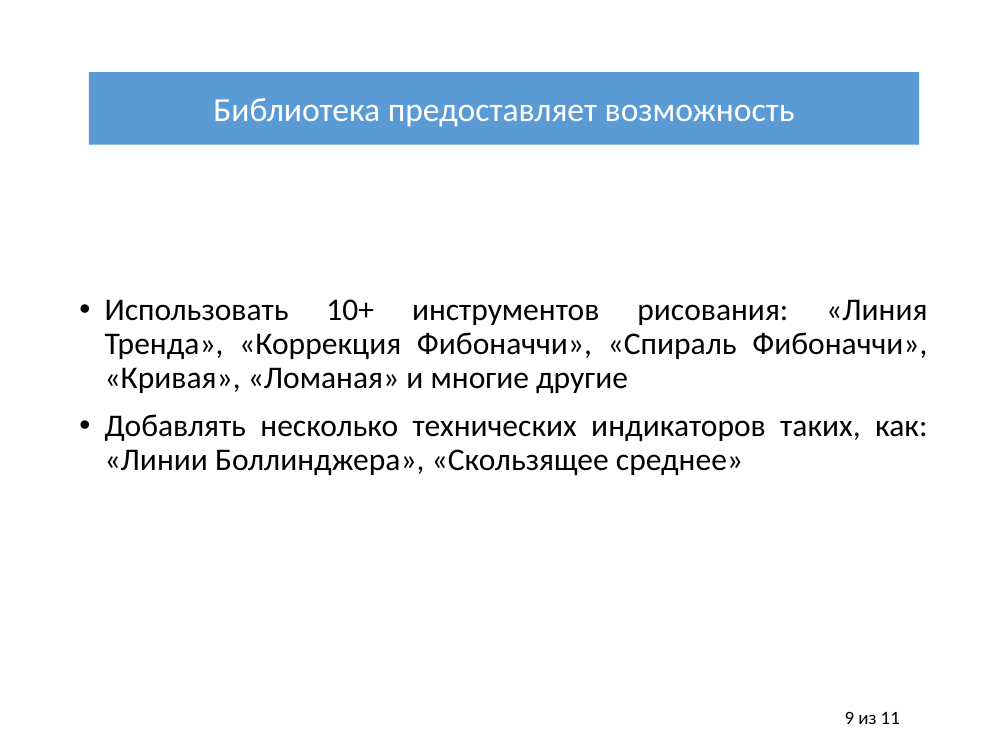
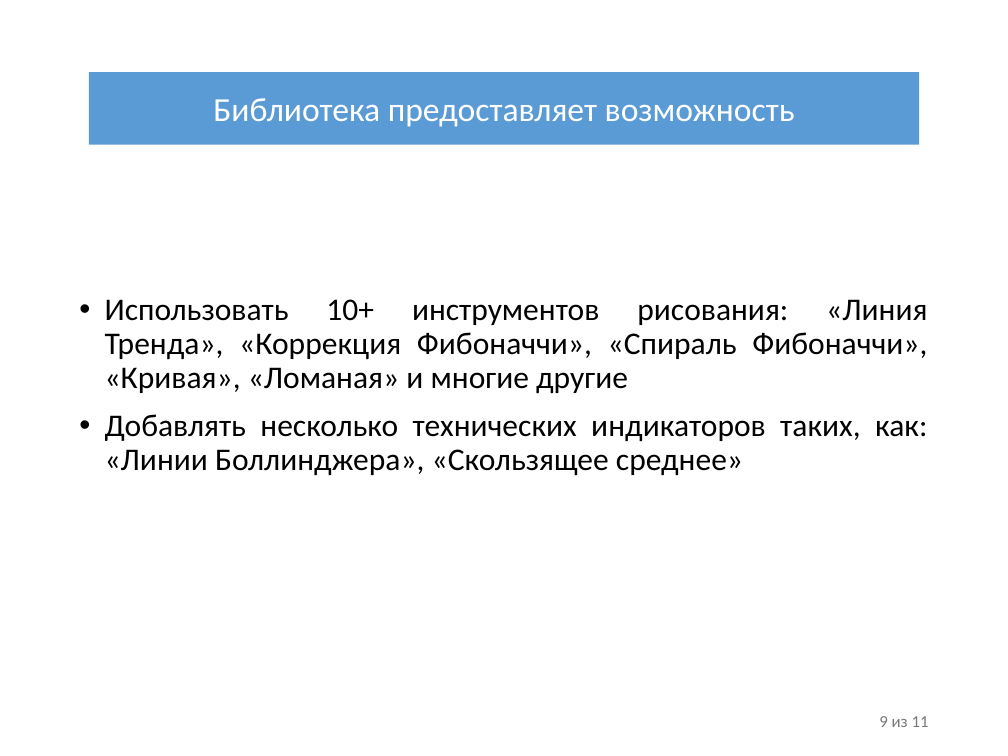
Before and after one commit to IliiaDenisov/masters-thesis, a slide deck: slide 9 of Презентация диплома.pptx. Drawn at 1008x756 pixels with LibreOffice and Linux fonts; fonts in the diff are those of the drawing. Boxes give left, top, right and bottom in pixels: in the first picture for what was removed or moved away, otherwise in the second. Text is boxed around its words. In the diff, an @@ line names an element or a change of style, - is before the commit and + after.

```diff
--- a/Презентация диплома.pptx
+++ b/Презентация диплома.pptx
@@ page number removed at [845,711,900,724] @@
-9 из 11
@@ text added at [879,716,929,727], 12 pt, text #797979 @@
+9 из 11
```
Also in this commit, not shown: 10 other slides changed.
